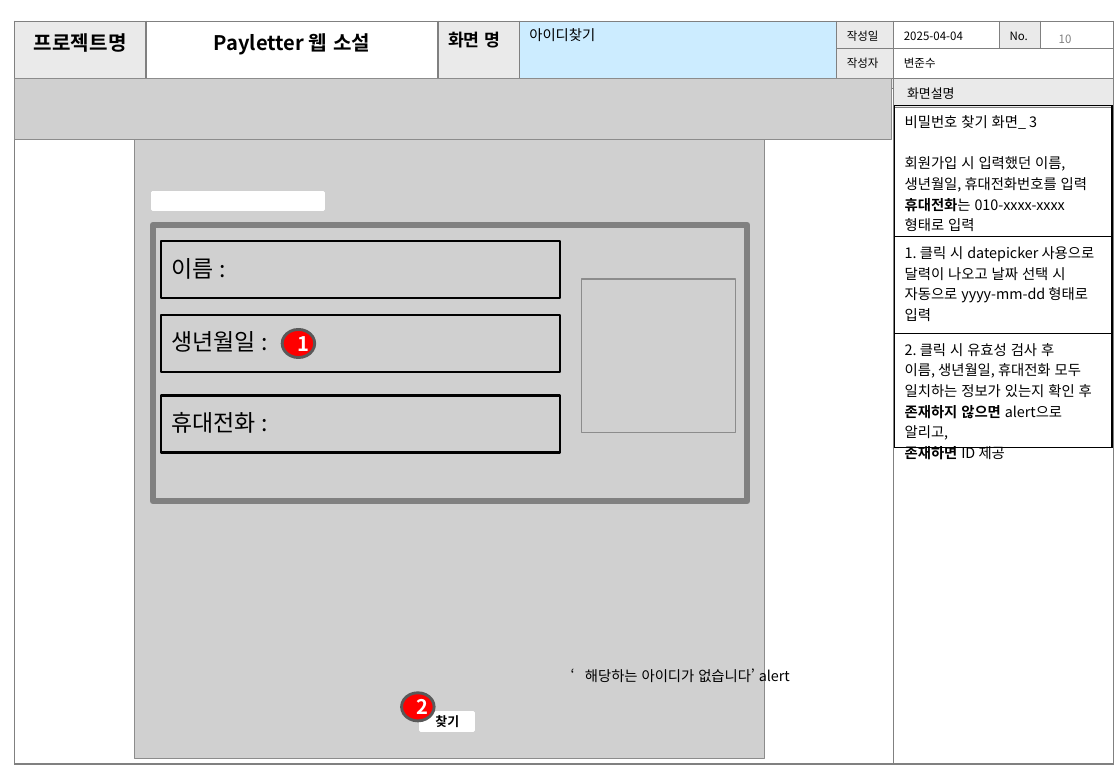
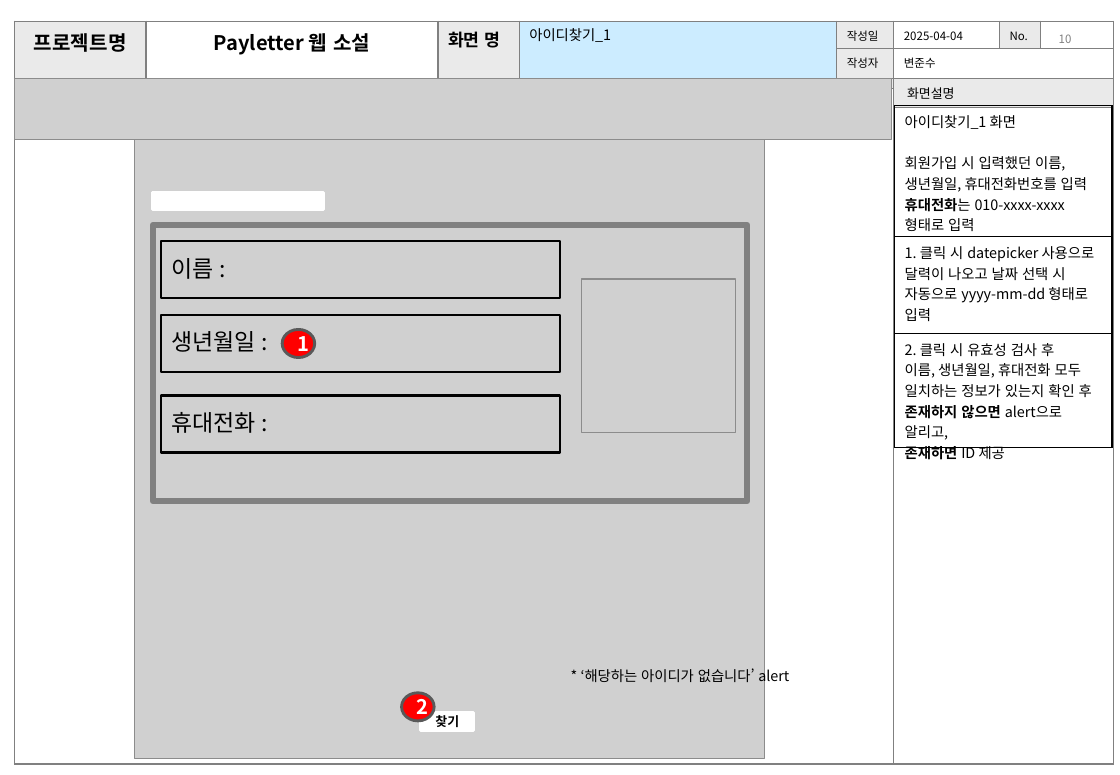
Before and after one commit to joons97/jsp_prj, a slide deck: slide 11 of 기획안_변준수.pptx. Drawn at 1120x775 pixels with LibreOffice and Linux fonts; fonts in the diff are those of the drawing; grey boxes stand for pictures. Boxes give left, top, right and bottom in pixels: in the first picture for what was removed or moved away, otherwise in the second. Text is boxed around its words. In the diff, an @@ line names an element or a change of style, - is before the commit and + after.

```diff
--- a/기획안_변준수.pptx
+++ b/기획안_변준수.pptx
@@ text at (529, 28, 611, 42): text changed @@
-아이디찾기
+아이디찾기_1
@@ table at (895, 105, 1113, 464) @@
-row 1, column 1: 비밀번호 찾기 화면_ 3 / 회원가입 시 입력했던 이름, 생년월일, 휴대전화번호를 입력 / 휴대전화는 010-xxxx-xxxx / 형태로 입력
+row 1, column 1: 아이디찾기_1 화면 / 회원가입 시 입력했던 이름, 생년월일, 휴대전화번호를 입력 / 휴대전화는 010-xxxx-xxxx / 형태로 입력
@@ text at (581, 666, 789, 685): text changed @@
-‘해당하는 아이디가 없습니다’ alert
+* ‘해당하는 아이디가 없습니다’ alert
```
Also in this commit, not shown: 13 other slides changed, 14 slides added, 3 slides removed.
